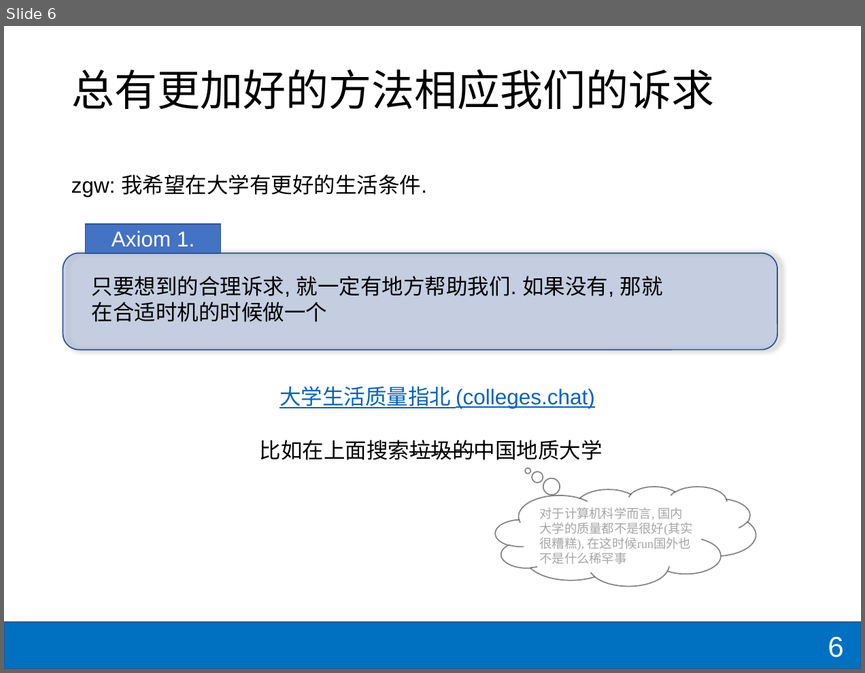
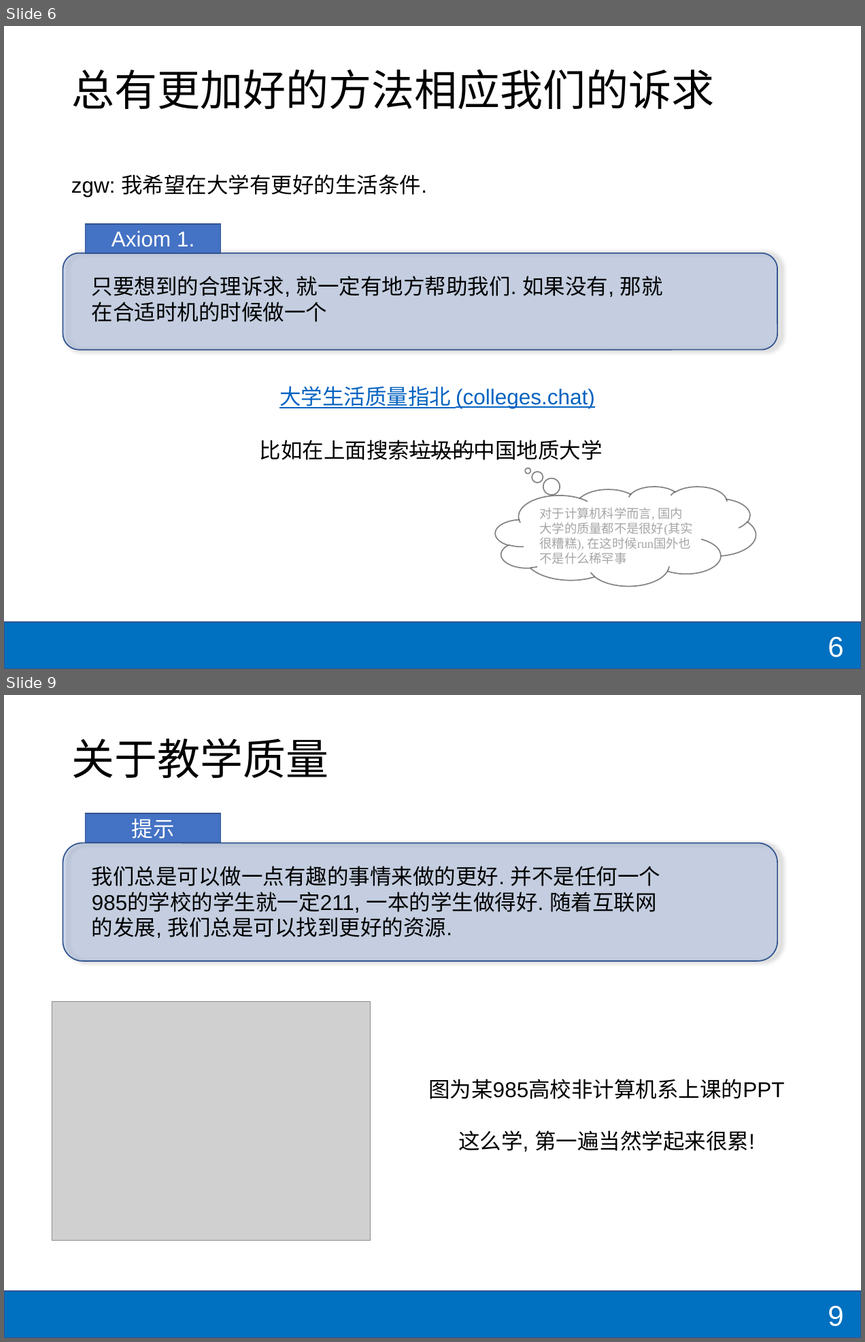
Before and after one commit to shzaiz/dx-public, a slide deck: notes/notes/Unilink/overview.pptx. Shown one above the other, each under a label of ours: slide 6 before the commit, slides 6 and 9 after it; the slides between them are not shown. The pictures are 865x673 and 865x1342 pixels, drawn with LibreOffice and Linux fonts; fonts in the diff are those of the drawing; grey boxes stand for pictures. Boxes give left, top, right and bottom in pixels: in the first picture for what was removed or moved away, otherwise in the second. Text is boxed around its words. In the diff, an @@ line names an element or a change of style, - is before the commit and + after.

```diff
--- a/notes/notes/Unilink/overview.pptx
+++ b/notes/notes/Unilink/overview.pptx
@@ slide 9 added at [4,695,861,1338], background #FFFFFF; not listed: 1 template element that a slide beside it also shows @@
@@ title added at [71,738,328,778], 36 pt, text #000000 @@
+关于教学质量
@@ rectangle added at [86,813,221,843], fill #4472C4, outline #325491 1 pt, 18 pt, text #FFFFFF @@
+提示
@@ rounded rectangle added at [63,843,778,962], fill #4472C4 at 22% opacity, outline #325491 1 pt @@
@@ text added at [92,866,661,938], 18 pt, text #000000 @@
+我们总是可以做一点有趣的事情来做的更好. 并不是任何一个985的学校的学生就一定211, 一本的学生做得好. 随着互联网的发展, 我们总是可以找到更好的资源.
@@ picture added at [52,1002,370,1241] @@
@@ text added at [428,1079,784,1151], 18 pt, text #000000 @@
+图为某985高校非计算机系上课的PPT
+这么学, 第一遍当然学起来很累!
@@ page number added at [827,1305,843,1326], 24 pt, text #FFFFFF @@
+9
```
Also in this commit, not shown: 4 slides changed, 7 other slides added, 1 other file.
